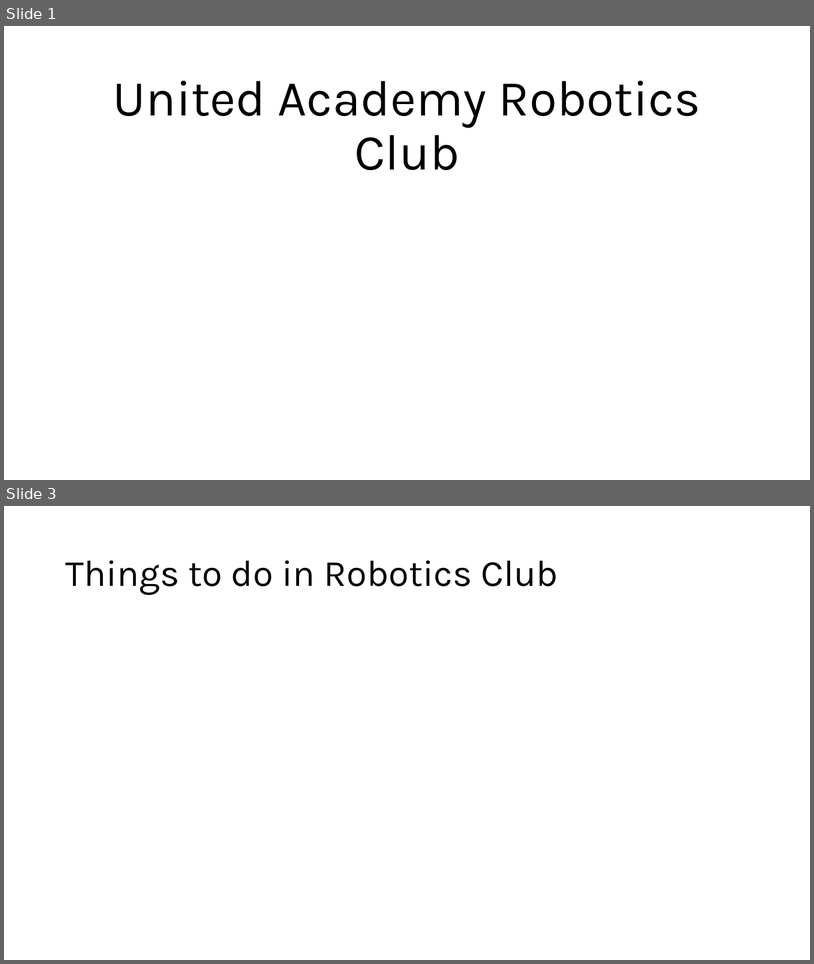
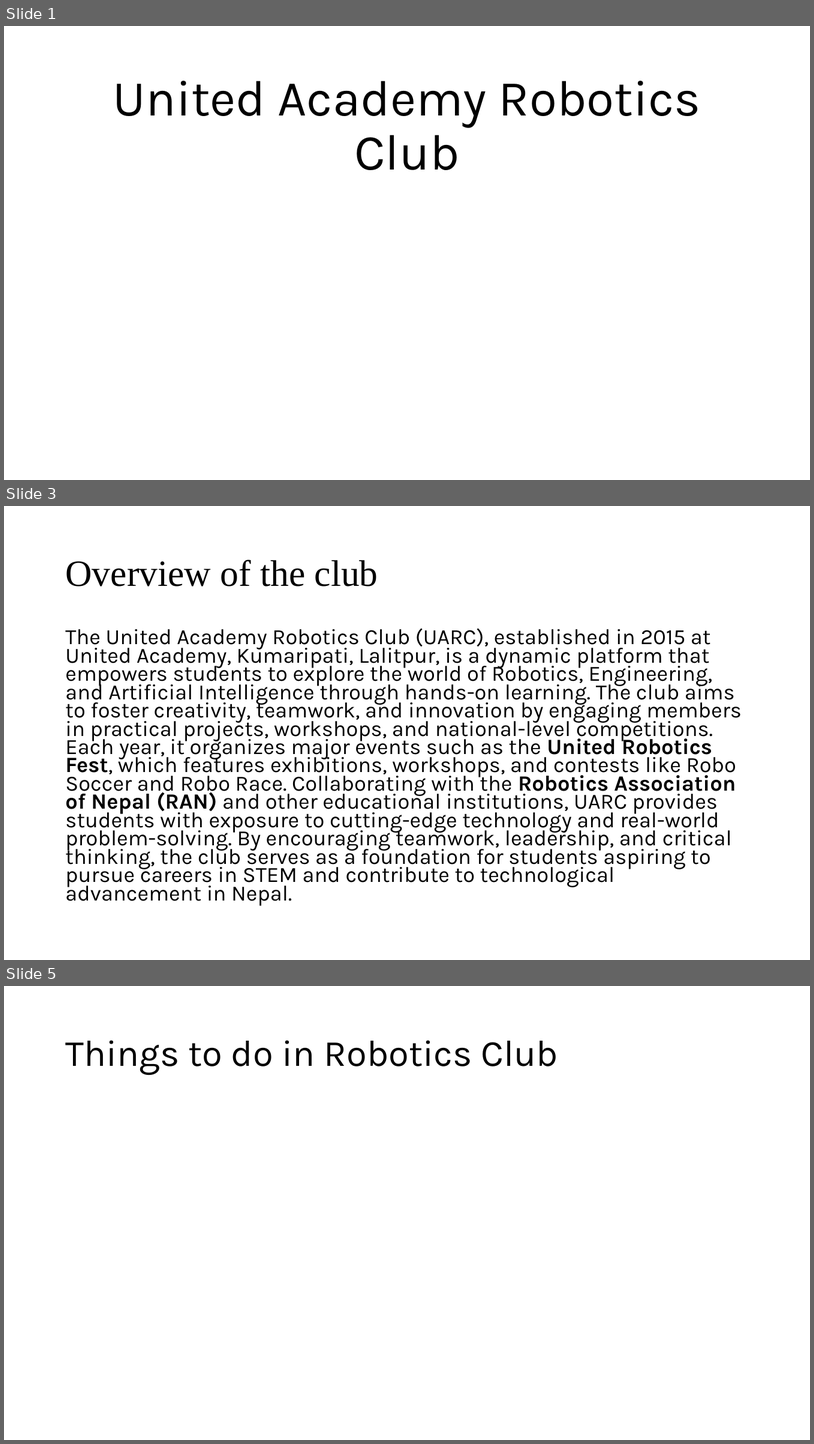
Before and after one commit to Null-undefined-source/UARC, a slide deck: United Academy Robotics Club.pptx. Shown one above the other, each under a label of ours: slides 1 and 3 before the commit, slides 1, 3 and 5 after it; the slides between them are not shown. The pictures are 814x964 and 814x1444 pixels, drawn with LibreOffice and Linux fonts; fonts in the diff are those of the drawing. Boxes give left, top, right and bottom in pixels: in the first picture for what was removed or moved away, otherwise in the second. Text is boxed around its words. In the diff, an @@ line names an element or a change of style, - is before the commit and + after.

```diff
--- a/United Academy Robotics Club.pptx
+++ b/United Academy Robotics Club.pptx
@@ slide 3 added at [4, 506, 810, 960], background #FFFFFF @@
@@ title added at [65, 559, 378, 586], 44 pt, text #000000 @@
+Overview of the club
@@ text added at [65, 628, 742, 906], 25.9 pt, text #000000 @@
+The United Academy Robotics Club (UARC), established in 2015 at United Academy, Kumaripati, Lalitpur, is a dynamic platform that empowers students to explore the world of Robotics, Engineering, and Artificial Intelligence through hands-on learning. The club aims to foster creativity, teamwork, and innovation by engaging members in practical projects, workshops, and national-level competitions. Each year, it organizes major events such as the United Robotics Fest, which features exhibitions, workshops, and contests like Robo Soccer and Robo Race. Collaborating with the Robotics Association of Nepal (RAN) and other educational institutions, UARC provides students with exposure to cutting-edge technology and real-world problem-solving. By encouraging teamwork, leadership, and critical thinking, the club serves as a foundation for students aspiring to pursue careers in STEM and contribute to technological advancement in Nepal.
@@ what was slide 3 is now slide 5 @@
```
Also in this commit, not shown: 3 slides changed.
